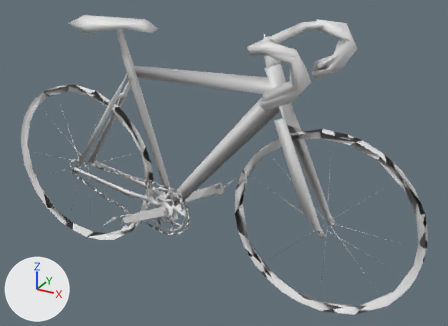
One commit to the FBX model Assets/prefabs/lowpolycycle.fbx: the scene before it, then after it.
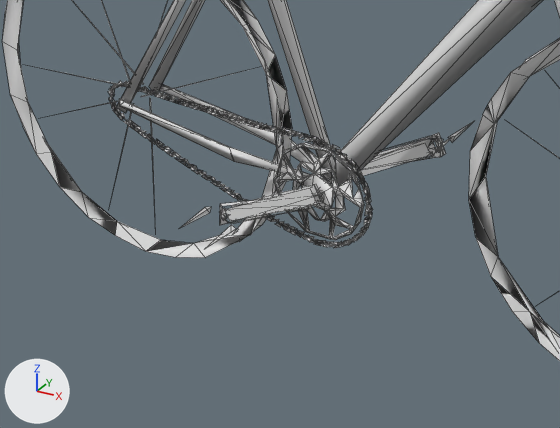
Each version appears first whole from a camera (50 mm lens) standing at (1.094, -1.793, 1.84) and looking at (0.064, 0.08, 0.903), and next in a close-up on the part from 4% to 62% of the width and 37% to 98% of the height. The lights are fixed; the arrows at lower left show +X, +Y and +Z. The close-ups show mesh edges as thin lines. Materials are left out; every surface is plain grey. Where no turn or scale is listed for an object, it has been applied to the vertices. Vertices at the same position are counted once.
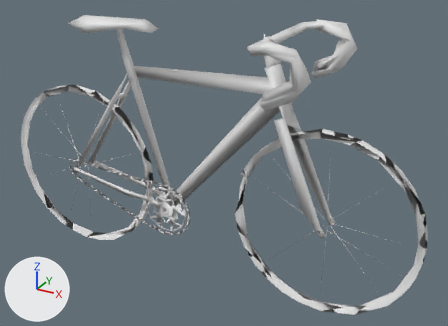
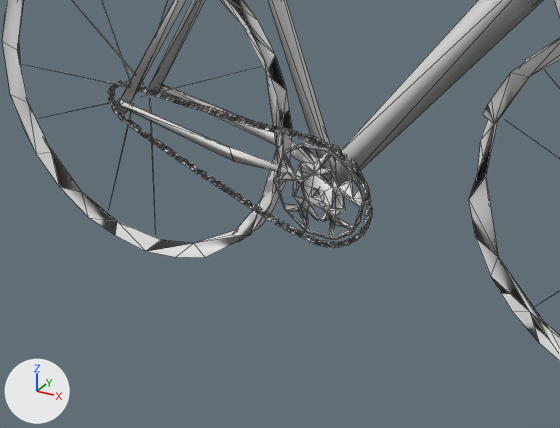
Patch to the scene script:
```diff
--- a/Assets/prefabs/lowpolycycle.fbx.py
+++ b/Assets/prefabs/lowpolycycle.fbx.py
@@ me_mesh_001 @@
 # used by ob_cylinder_137; location = (-0.586, 0.04, 0.774)
-me_mesh_001.from_pydata(...)  # 1876 vertices, 1367 faces; spans x -0.35..1.42, y -0.24..0.22, z -0.35..0.67
+me_mesh_001.from_pydata(...)  # 1748 vertices, 1299 faces; spans x -0.35..1.42, y -0.24..0.22, z -0.35..0.67
+# me_mesh_001 part 1: 17 loose pieces with 88 vertices, spanning x 0.21..0.66, y -0.18..0.15, z -0.19..0.04, are deleted
+# me_mesh_001 part 2
+# 39 vertices are removed from x 0.23..0.73, y -0.18..0.14, z -0.18..0.06
+# 186 faces are deleted
+# 182 new faces join them
```

What differs and where, as boxes (x1, y1, x2, y2) in the close-ups (560 x 428 px; the box of a moved part takes in the faces that stretch with it):
part 1 of me_mesh_001, deleted
    before: (180, 120, 475, 249)
part 2 of me_mesh_001, moved or reshaped
    before: (108, 81, 494, 247)
    after: (108, 81, 372, 247)
